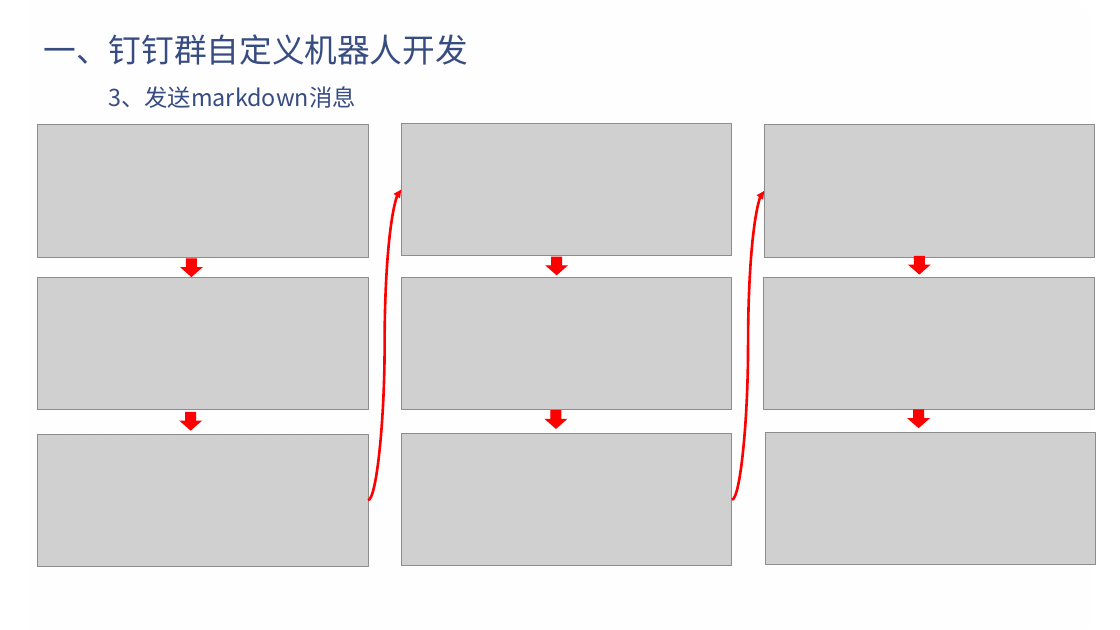
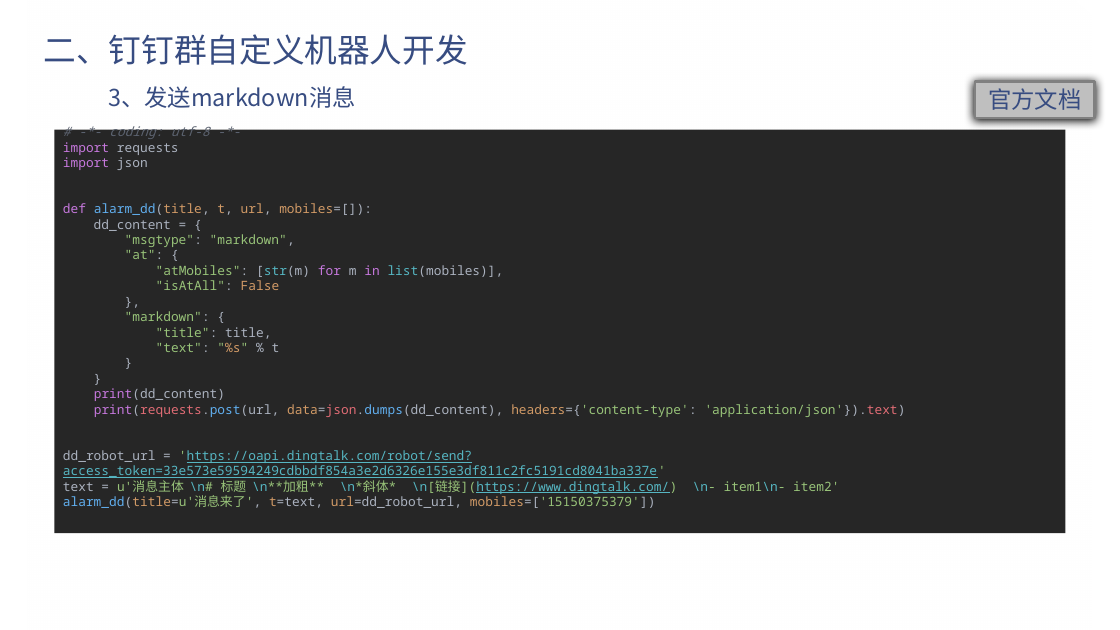
Before and after one commit to e271828182/dd_talk, a slide deck: slide 8 of 钉钉机器人.pptx. Drawn at 1120x630 pixels with LibreOffice and Linux fonts; fonts in the diff are those of the drawing; grey boxes stand for pictures; background and template pictures are left out. Boxes give left, top, right and bottom in pixels: in the first picture for what was removed or moved away, otherwise in the second. Text is boxed around its words. In the diff, an @@ line names an element or a change of style, - is before the commit and + after.

```diff
--- a/钉钉机器人.pptx
+++ b/钉钉机器人.pptx
@@ title at [44, 34, 468, 65]: text changed @@
-一、钉钉群自定义机器人开发
+二、钉钉群自定义机器人开发
@@ rectangle added at [975, 82, 1094, 118], fill #BFBFBF, outline #808080 2.25 pt, 20 pt, text #374C81 @@
+官方文档
@@ rectangle added at [55, 130, 1065, 534], fill #262626, 11 pt, text #98C379 @@
+# -*- coding: utf-8 -*-
+import requests
+import json
+def alarm_dd(title, t, url, mobiles=[]):
+dd_content = {
+"msgtype": "markdown",
+"at": {
+"atMobiles": [str(m) for m in list(mobiles)],
+"isAtAll": False
+},
+"markdown": {
+"title": title,
+"text": "%s" % t
+}
+}
+print(dd_content)
+print(requests.post(url, data=json.dumps(dd_content), headers={'content-type': 'application/json'}).text)
+dd_robot_url = 'https://oapi.dingtalk.com/robot/send?access_token=33e573e59594249cdbbdf854a3e2d6326e155e3df811c2fc5191cd8041ba337e'
+text = u'消息主体 \n# 标题 \n**加粗** \n*斜体* \n[链接](https://www.dingtalk.com/) \n- item1\n- item2'
+alarm_dd(title=u'消息来了', t=text, url=dd_robot_url, mobiles=['15150375379'])
@@ group removed at [37, 124, 1096, 566]: 9 pictures, 6 down arrows, 2 curved arrows @@
```
Also in this commit, not shown: 3 other slides changed, 9 slides added, 10 slides removed, 11 other files.
